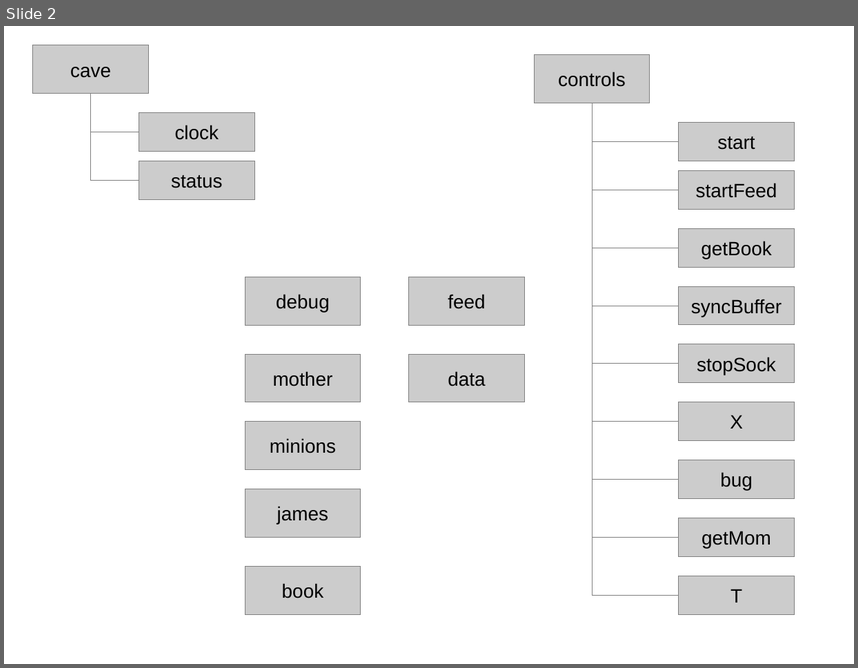
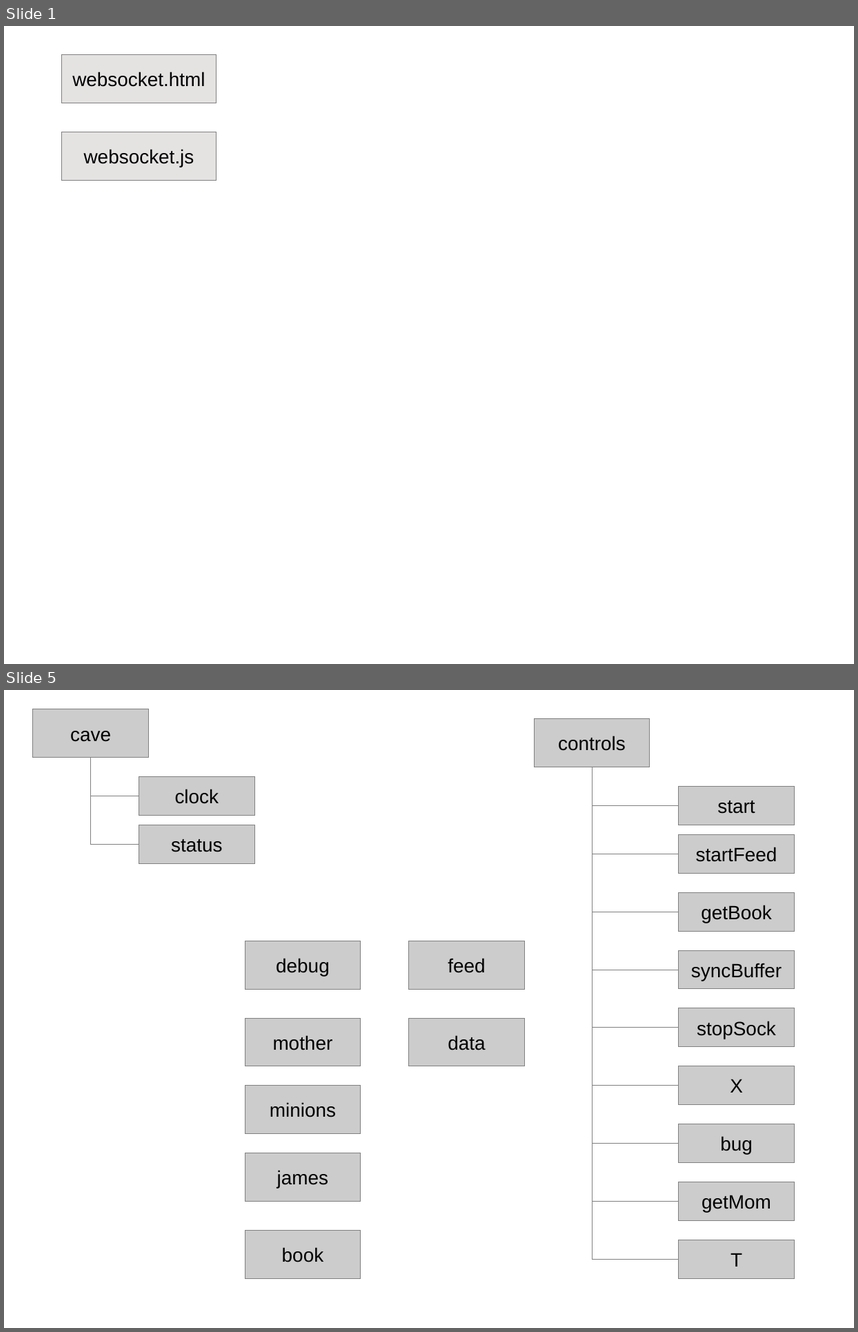
Before and after one commit to JamesLeB/Stout, a slide deck: Documents/Zek.odp. Shown one above the other, each under a label of ours: slide 2 before the commit, slides 1 and 5 after it; the slides between them are not shown. The pictures are 858x668 and 858x1332 pixels, drawn with LibreOffice and Linux fonts; fonts in the diff are those of the drawing. Boxes give left, top, right and bottom in pixels: in the first picture for what was removed or moved away, otherwise in the second. Text is boxed around its words. In the diff, an @@ line names an element or a change of style, - is before the commit and + after.

```diff
--- a/Documents/Zek.odp
+++ b/Documents/Zek.odp
@@ slide 1 added at bbox=[4, 26, 854, 664], background #FFFFFF @@
@@ rectangle added at bbox=[62, 54, 216, 103], fill #E5E2E2, outline #808080 0 pt, 18 pt, text #000000 @@
+websocket.html
@@ rectangle added at bbox=[62, 132, 216, 181], fill #E5E2E2, outline #808080 0 pt, 18 pt, text #000000 @@
+websocket.js
@@ what was slide 2 is now slide 5 @@
```
Also in this commit, not shown: 3 other slides added, 1 slide removed.
